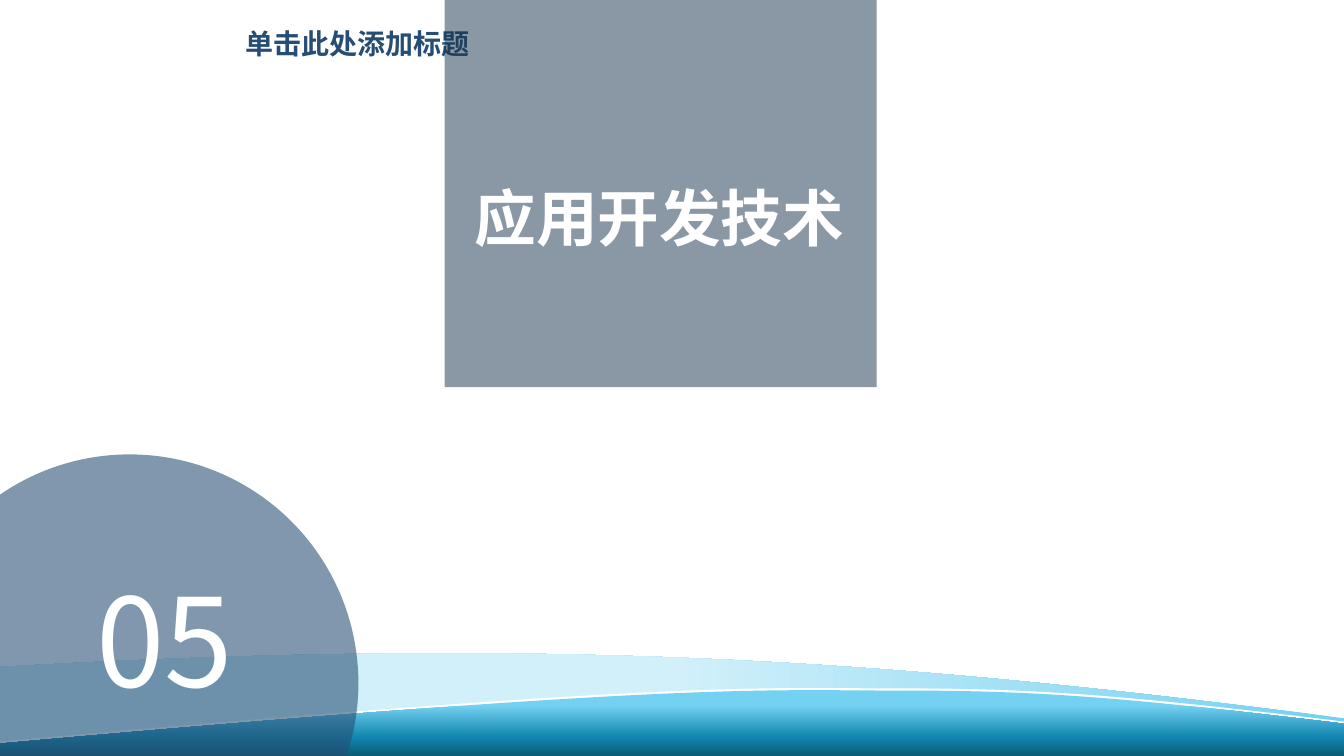
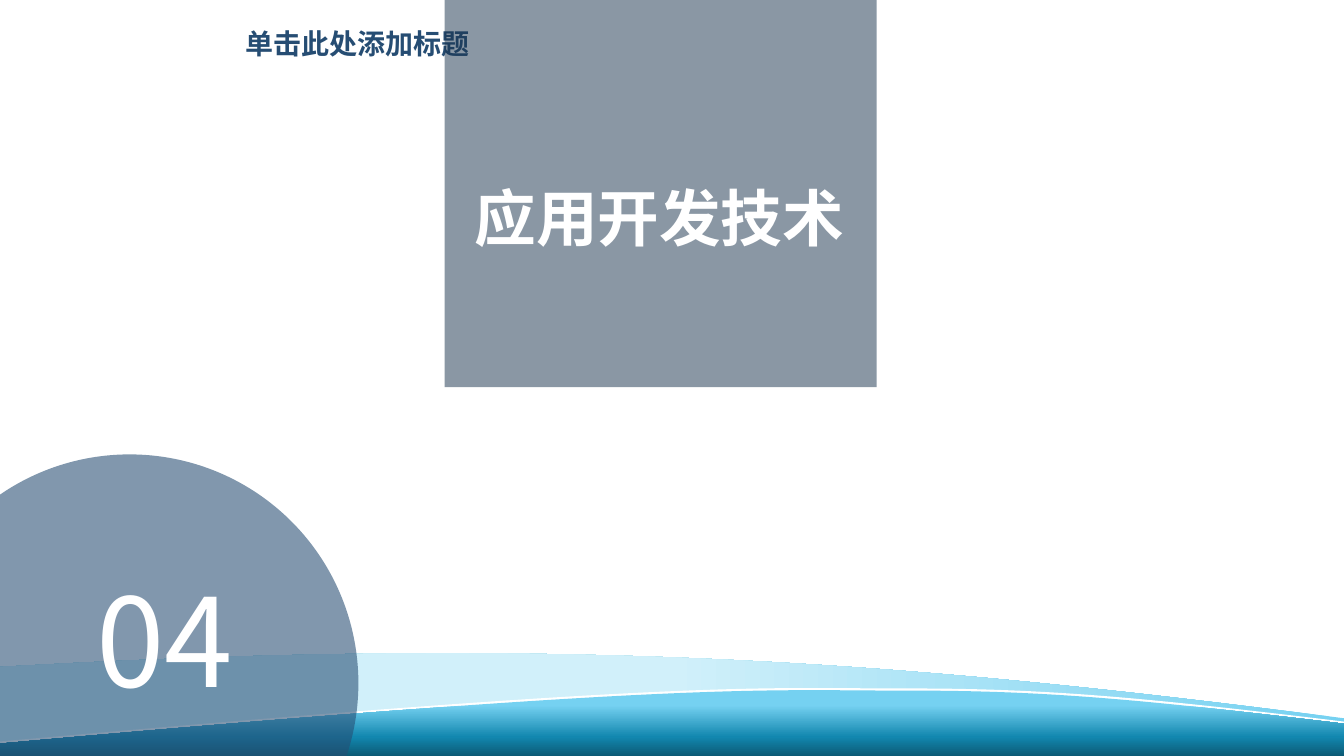
Before and after one commit to GZWgssmart/AutoPlatform, a slide deck: slide 15 of documents/创意科技-项目答辩.pptx (slide 20 before the commit). Drawn at 1344x756 pixels with LibreOffice and Linux fonts; fonts in the diff are those of the drawing; background and template pictures are left out. Boxes give left, top, right and bottom in pixels: in the first picture for what was removed or moved away, otherwise in the second. Text is boxed around its words. In the diff, an @@ line names an element or a change of style, - is before the commit and + after.

```diff
--- a/documents/创意科技-项目答辩.pptx
+++ b/documents/创意科技-项目答辩.pptx
@@ text at box(96, 595, 233, 689): text changed @@
-05
+04
```
Also in this commit, not shown: 11 other slides changed, 3 slides added, 7 slides removed.
